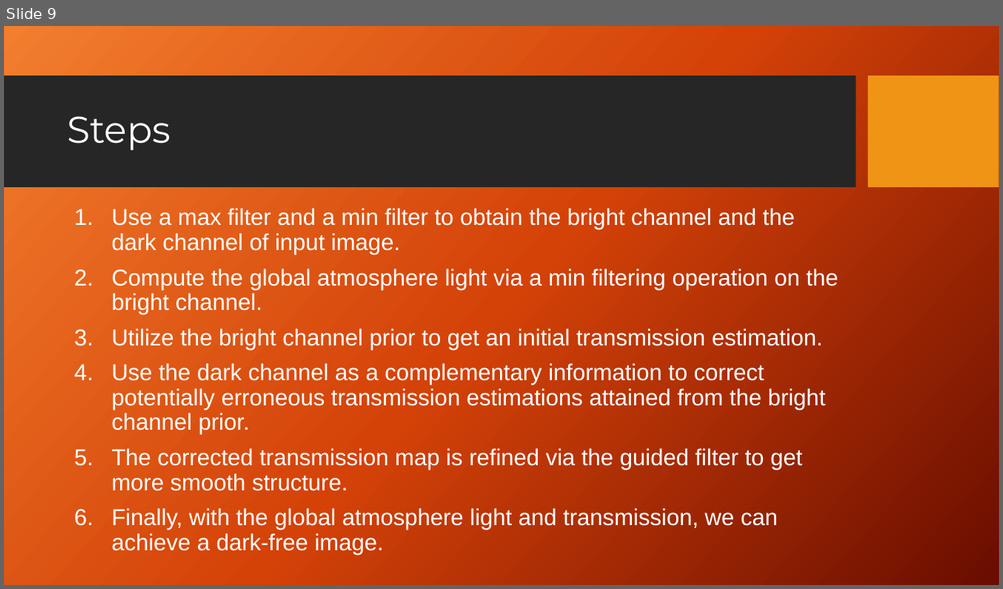
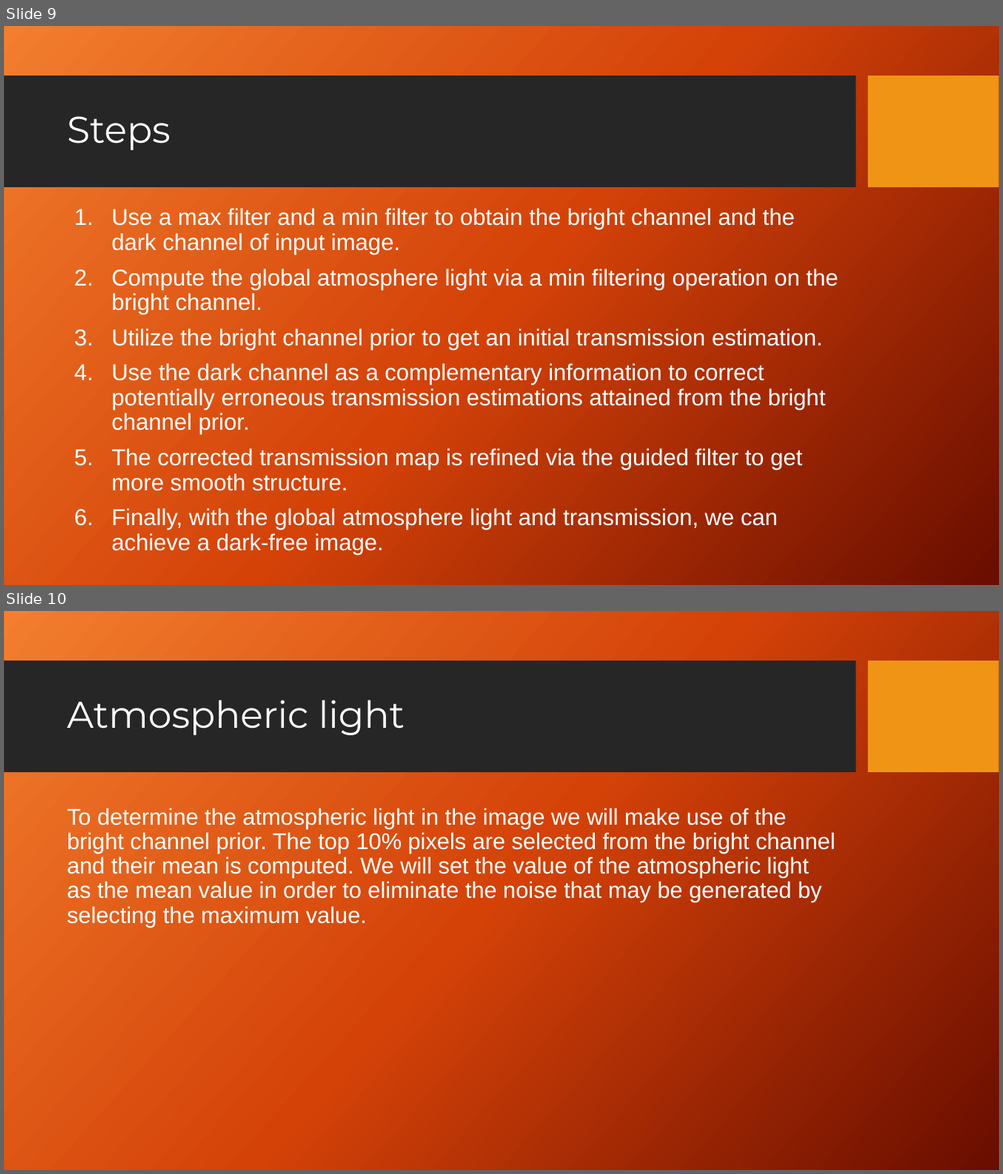
Before and after one commit to LucianEpure/ImageProcessingProject, a slide deck: ImageProcessingPresentation.pptx. Shown one above the other, each under a label of ours: slide 9 before the commit, slides 9 and 10 after it. The pictures are 1003x589 and 1003x1174 pixels, drawn with LibreOffice and Linux fonts; fonts in the diff are those of the drawing; background and template pictures are left out. Boxes give left, top, right and bottom in pixels: in the first picture for what was removed or moved away, otherwise in the second. Text is boxed around its words. In the diff, an @@ line names an element or a change of style, - is before the commit and + after.

Commit message:
atmospheric light

```diff
--- a/ImageProcessingPresentation.pptx
+++ b/ImageProcessingPresentation.pptx
@@ slide 10 added at box(4, 611, 999, 1170), background picture (left out); not listed: 2 template elements that a slide beside it also shows @@
@@ title added at box(67, 700, 404, 735), 36 pt, text #FFFFFF @@
+Atmospheric light
@@ text added at box(67, 808, 835, 927), 22 pt, text #FFFFFF @@
+To determine the atmospheric light in the image we will make use of the bright channel prior. The top 10% pixels are selected from the bright channel and their mean is computed. We will set the value of the atmospheric light as the mean value in order to eliminate the noise that may be generated by selecting the maximum value.
```
Also in this commit, not shown: 1 other slide added, 2 slides removed, 1 other file.
